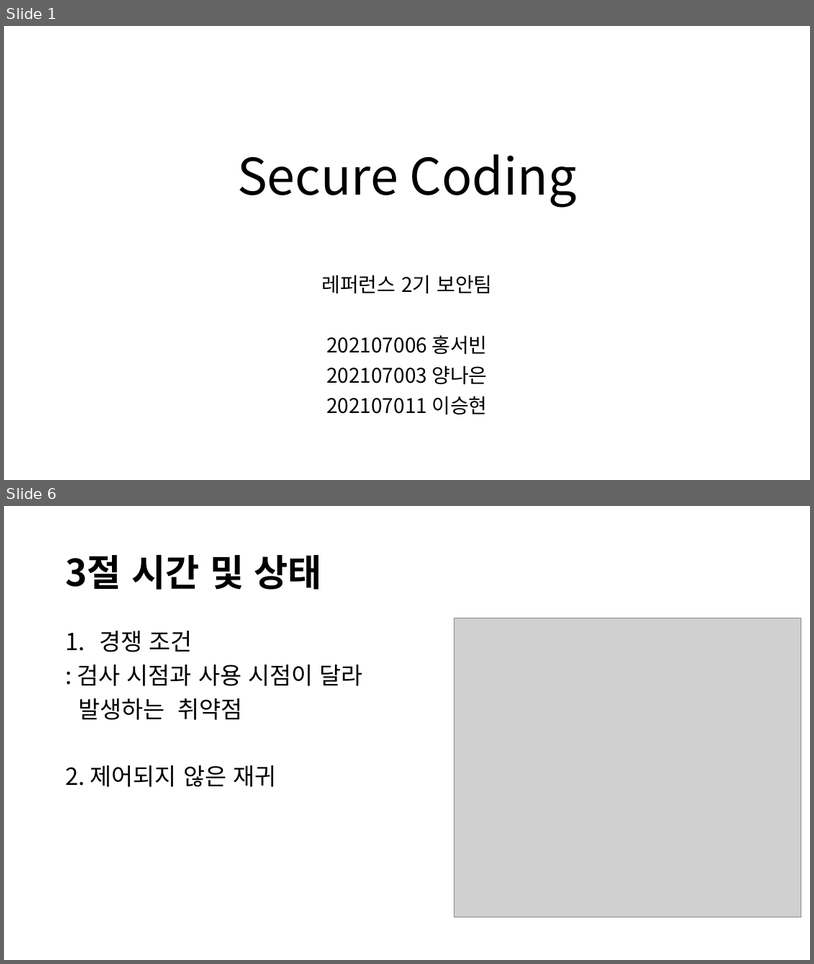
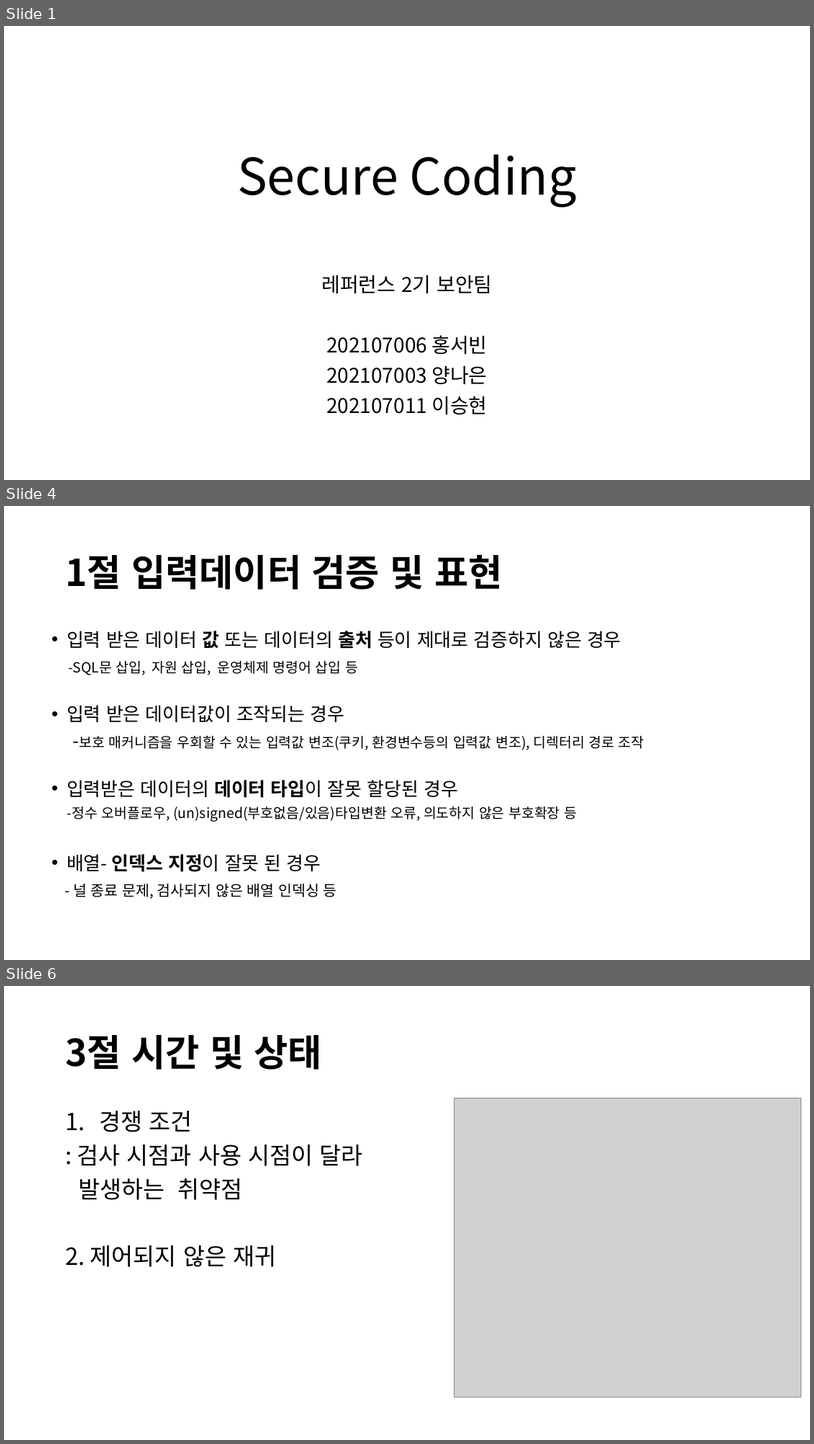
Before and after one commit to Klaxon9718/YUHAN_-security, a slide deck: 발표자료/Secure Coding 발표자료.pptx. Shown one above the other, each under a label of ours: slides 1 and 6 before the commit, slides 1, 4 and 6 after it; the slides between them are not shown. The pictures are 814x964 and 814x1444 pixels, drawn with LibreOffice and Linux fonts; fonts in the diff are those of the drawing; grey boxes stand for pictures. Boxes give left, top, right and bottom in pixels: in the first picture for what was removed or moved away, otherwise in the second. Text is boxed around its words. In the diff, an @@ line names an element or a change of style, - is before the commit and + after.

```diff
--- a/발표자료/Secure Coding 발표자료.pptx
+++ b/발표자료/Secure Coding 발표자료.pptx
@@ slide 4 added at [4, 506, 810, 960], background #FFFFFF @@
@@ title added at [65, 555, 502, 590], 44 pt, text #000000, bold @@
+1절 입력데이터 검증 및 표현
@@ text added at [67, 631, 645, 898], 16.6 pt, text #000000 @@
+• 입력 받은 데이터 값 또는 데이터의 출처 등이 제대로 검증하지 않은 경우
+-SQL문 삽입, 자원 삽입, 운영체제 명령어 삽입 등
+• 입력 받은 데이터값이 조작되는 경우
+-보호 매커니즘을 우회할 수 있는 입력값 변조(쿠키, 환경변수등의 입력값 변조), 디렉터리 경로 조작
+• 입력받은 데이터의 데이터 타입이 잘못 할당된 경우
+-정수 오버플로우, (un)signed(부호없음/있음)타입변환 오류, 의도하지 않은 부호확장 등
+• 배열- 인덱스 지정이 잘못 된 경우
+- 널 종료 문제, 검사되지 않은 배열 인덱싱 등
```
Also in this commit, not shown: 2 slides changed, 1 other slide added, 2 slides removed, 2 other files.
